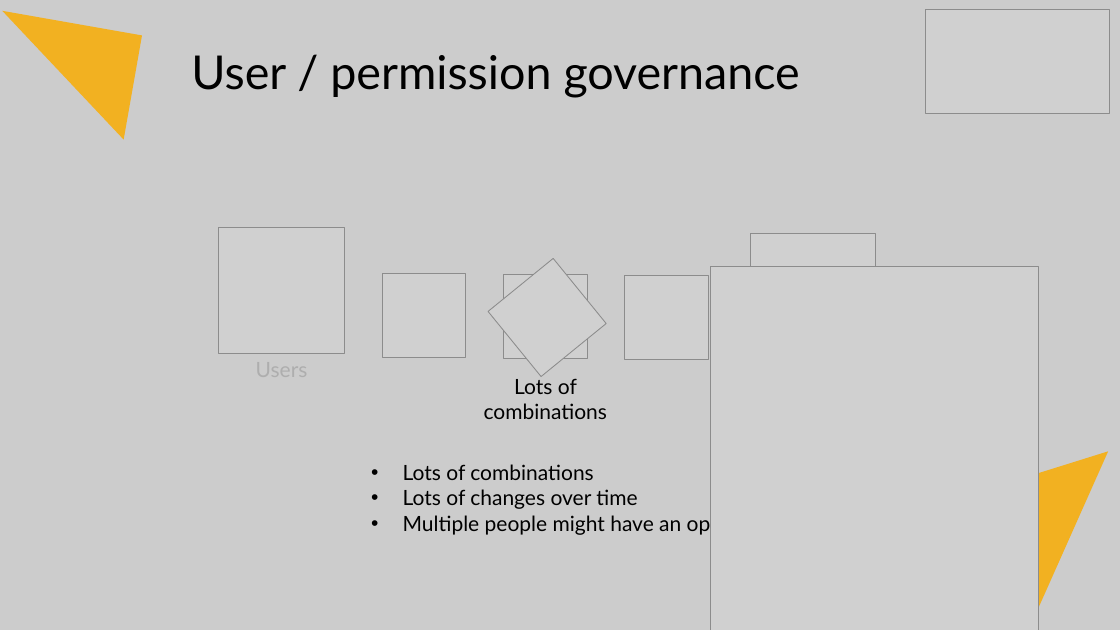
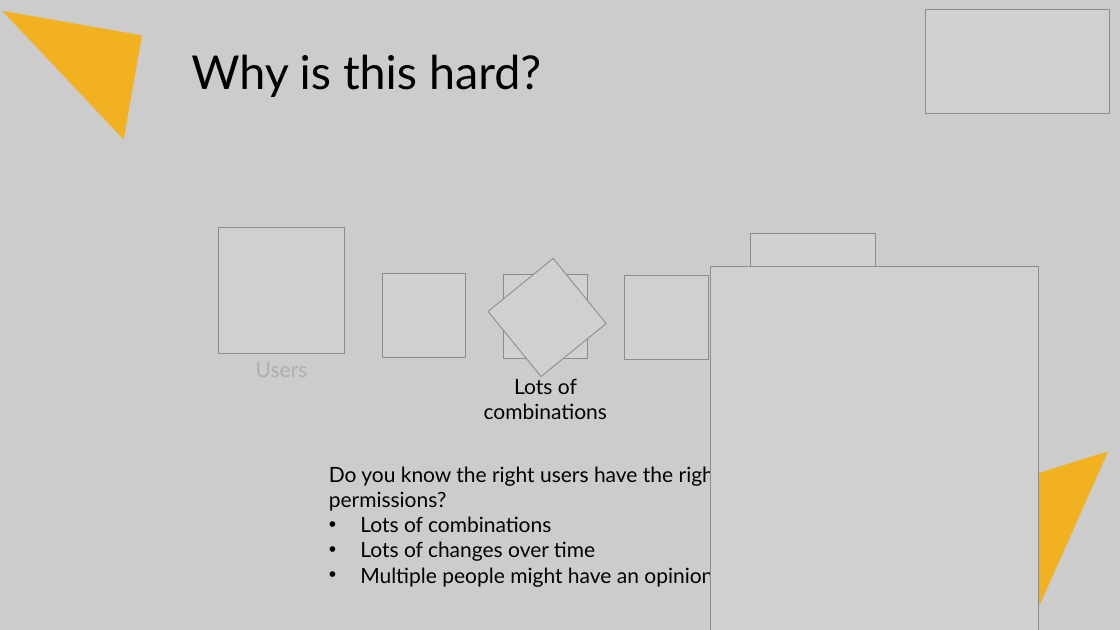
Before and after one commit to Fortigi/IdentityInsights, a slide deck: slide 10 of Presentation/Identity Insights.pptx. Drawn at 1120x630 pixels with LibreOffice and Linux fonts; fonts in the diff are those of the drawing; grey boxes stand for pictures. Boxes give left, top, right and bottom in pixels: in the first picture for what was removed or moved away, otherwise in the second. Text is boxed around its words. In the diff, an @@ line names an element or a change of style, - is before the commit and + after.

```diff
--- a/Presentation/Identity Insights.pptx
+++ b/Presentation/Identity Insights.pptx
@@ text at box(191, 54, 541, 97): text changed @@
-User / permission governance
+Why is this hard?
@@ text "Do you know the right ...": place and size @@
-text "Do you know the right ..." at box(403, 464, 756, 535)
+text "Do you know the right ..." at box(329, 464, 722, 587)
@@ text at box(329, 464, 722, 511): paragraph added @@
+Do you know the right users have the right permissions?
```
Also in this commit, not shown: 14 other slides changed, 16 slides added, 2 slides removed.
